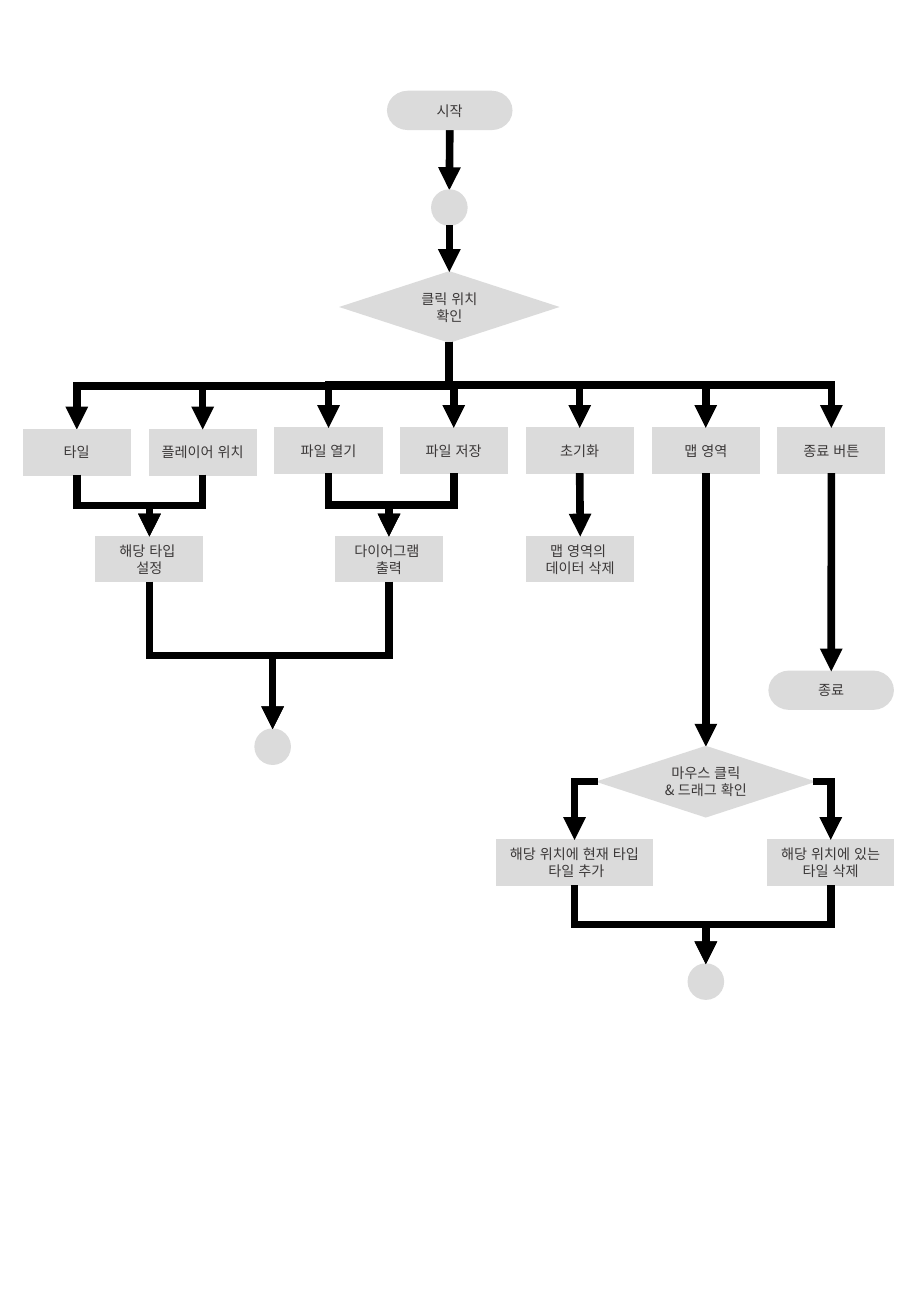
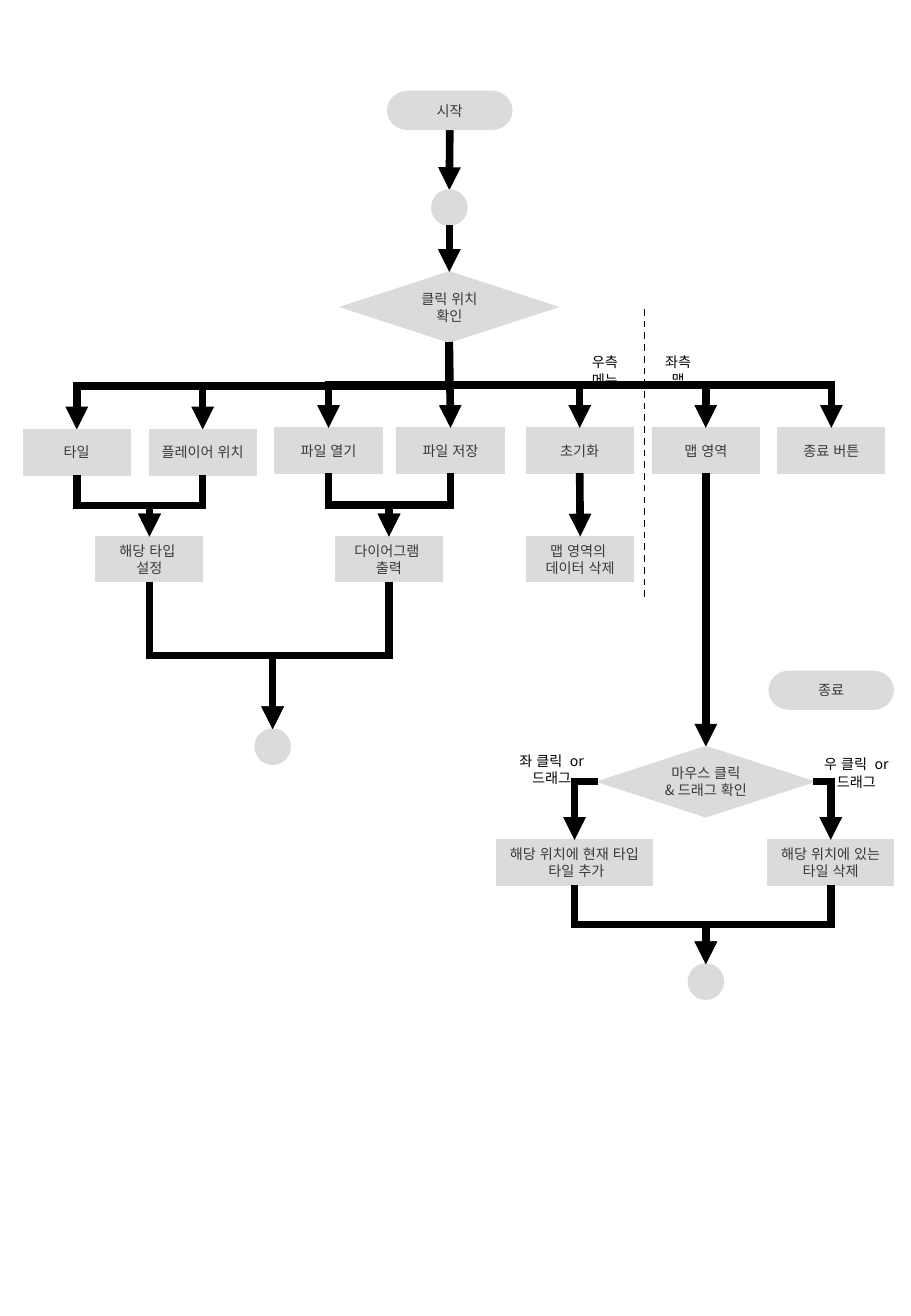
Before and after one commit to tireDep/InhaUniv_winAPI_Project, a slide deck: slide 4 of 발표 자료/최종 발표 자료/순서도.pptx. Drawn at 911x1316 pixels with LibreOffice and Linux fonts; fonts in the diff are those of the drawing. Boxes give left, top, right and bottom in pixels: in the first picture for what was removed or moved away, otherwise in the second. Text is boxed around its words. In the diff, an @@ line names an element or a change of style, - is before the commit and + after.

```diff
--- a/발표 자료/최종 발표 자료/순서도.pptx
+++ b/발표 자료/최종 발표 자료/순서도.pptx
@@ line added from (644, 309) to (644, 599), #000000 1 pt dashed @@
@@ arrow moved from (831, 473) - (831, 672) to (449, 343) - (451, 428) @@
@@ elbow arrow removed from (449, 343) to (454, 428) @@
@@ text added at [592,355,618,389], 8.4 pt, text #000000 @@
+우측 메뉴
@@ text added at [665,355,691,381], 8.4 pt, text #000000 @@
+좌측 맵
@@ rectangle "파일 저장": place and size @@
-rectangle "파일 저장" at [401,428,508,473]
+rectangle "파일 저장" at [397,428,504,473]
@@ elbow arrow moved from (454, 473) - (389, 537) to (451, 473) - (389, 537) @@
@@ text added at [519,754,584,784], 8.4 pt, text #000000 @@
+좌 클릭 or 드래그
@@ text added at [824,757,889,788], 8.4 pt, text #000000 @@
+우 클릭 or 드래그
```
Also in this commit, not shown: 29 other files.
